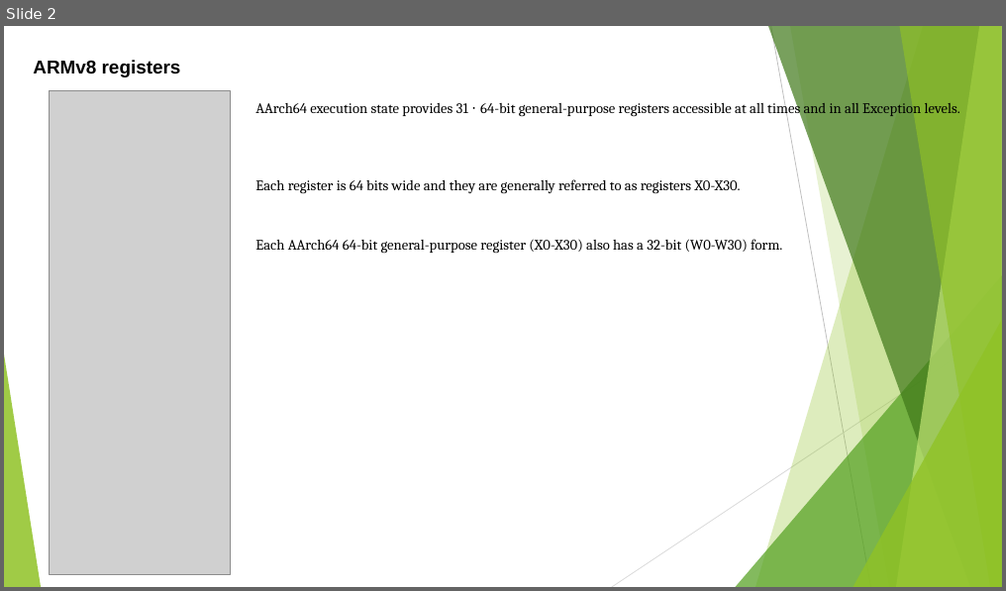
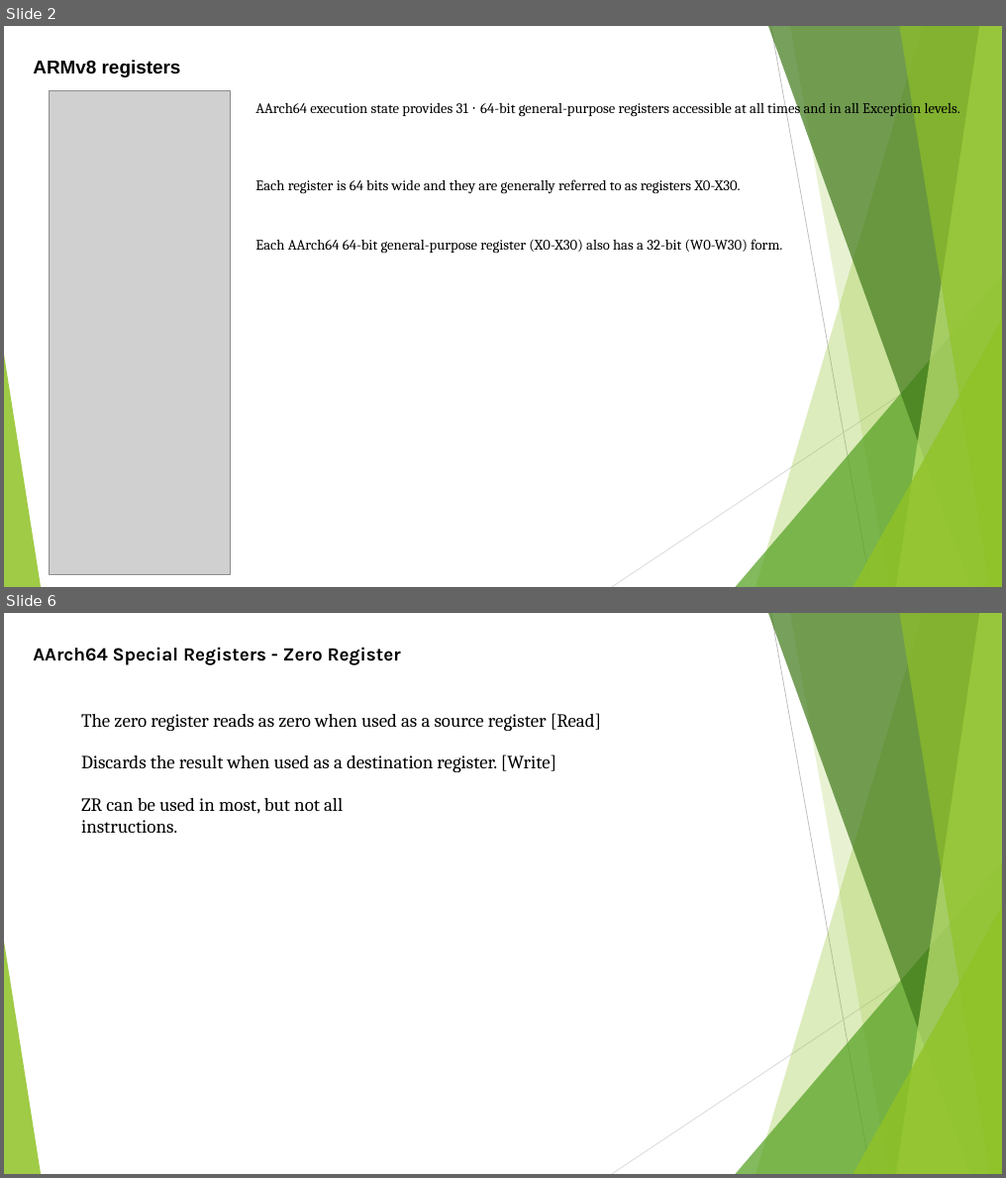
Before and after one commit to softwaresunleashed/ebook_writing, a slide deck: Presentations/ARM_PPTs/Ch4_ARMv8_Registers.pptx. Shown one above the other, each under a label of ours: slide 2 before the commit, slides 2 and 6 after it; the slides between them are not shown. The pictures are 1006x591 and 1006x1178 pixels, drawn with LibreOffice and Linux fonts; fonts in the diff are those of the drawing; grey boxes stand for pictures. Boxes give left, top, right and bottom in pixels: in the first picture for what was removed or moved away, otherwise in the second. Text is boxed around its words. In the diff, an @@ line names an element or a change of style, - is before the commit and + after.

```diff
--- a/Presentations/ARM_PPTs/Ch4_ARMv8_Registers.pptx
+++ b/Presentations/ARM_PPTs/Ch4_ARMv8_Registers.pptx
@@ slide 6 added at box(4, 613, 1002, 1174), background #FFFFFF; not listed: 10 template elements that a slide beside it also shows @@
@@ text added at box(33, 647, 401, 665), 18 pt, text #000000, bold @@
+AArch64 Special Registers - Zero Register
@@ text added at box(81, 713, 602, 731), 18 pt, text #000000 @@
+The zero register reads as zero when used as a source register [Read]
@@ text added at box(81, 755, 557, 772), 18 pt, text #000000 @@
+Discards the result when used as a destination register. [Write]
@@ text added at box(81, 798, 343, 814), 18 pt, text #000000 @@
+ZR can be used in most, but not all instructions.
```
Also in this commit, not shown: 1 slide changed, 14 other slides added, 1 slide removed.
